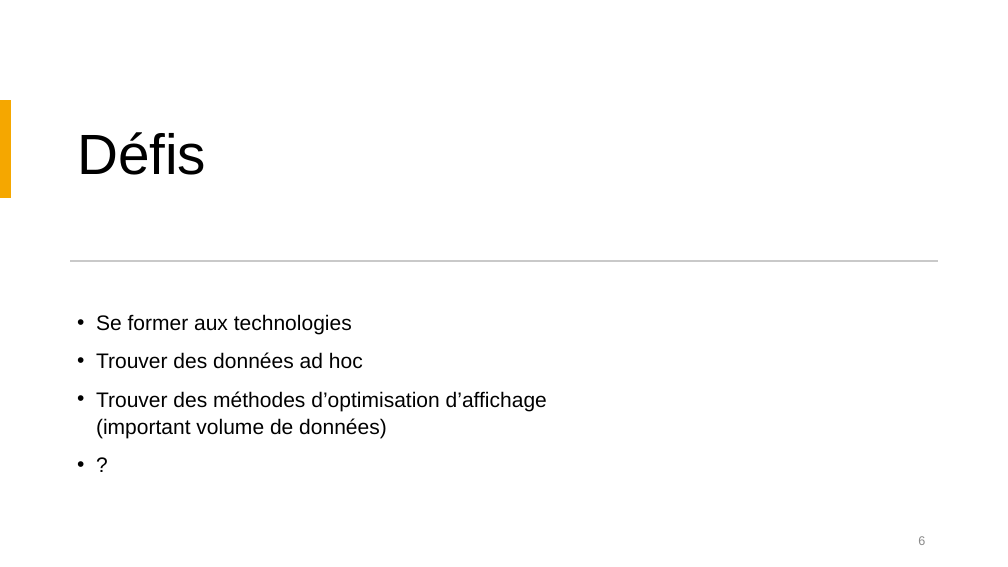
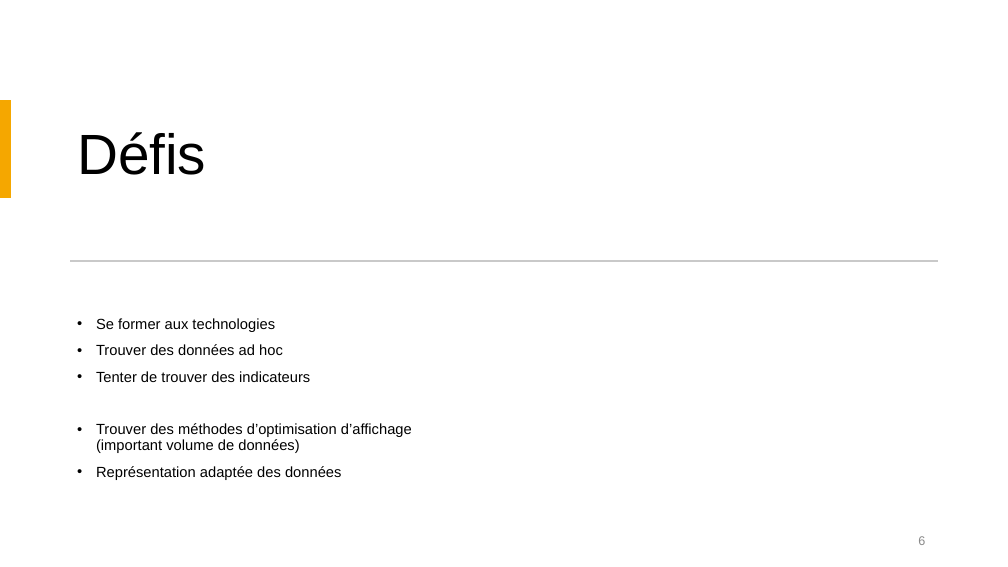
Before and after one commit to M-REEK/Avalanches, a slide deck: slide 6 of Presentation Oral/prez.odp. Drawn at 1008x567 pixels with LibreOffice and Linux fonts; fonts in the diff are those of the drawing. Boxes give left, top, right and bottom in pixels: in the first picture for what was removed or moved away, otherwise in the second. Text is boxed around its words. In the diff, an @@ line names an element or a change of style, - is before the commit and + after.

```diff
--- a/Presentation Oral/prez.odp
+++ b/Presentation Oral/prez.odp
@@ text at [96,318,412,453]: size 20 to 14 pt in "Se former aux technologies", "Trouver des données ad hoc", "Trouver des méthodes d’optimisation d’affichage (important v ..."; line spacing 1.1 to 0.9 @@
@@ text at [96,371,310,382]: paragraph added @@
+• Tenter de trouver des indicateurs
@@ text at [96,466,341,480]: text changed; size 20 to 14 pt @@
-• ?
+• Représentation adaptée des données
```
Also in this commit, not shown: 5 other slides changed, 2 other files.
